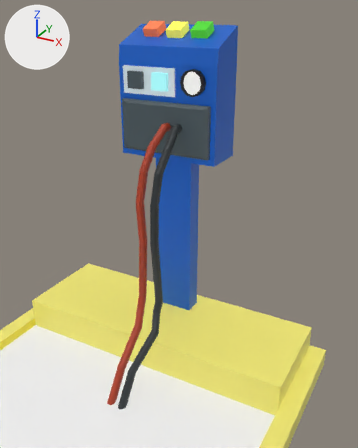
An edit to the FBX model Assets/_Project/Models/BlenderFiles/PROPS/MHE_Station.fbx, drawn before and after from the same camera.
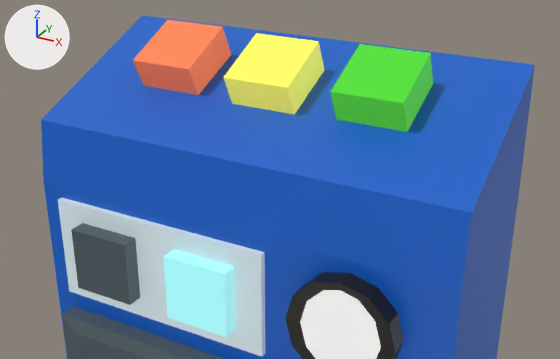
There are two pictures of each version: one from a 50 mm camera at (0.944, 0.491, 1.391) aimed at (0.135, 1.962, 0.656), one close up from a 50 mm camera at (0.323, 1.619, 1.5) aimed at (0.015, 2.179, 1.221). The lights are fixed; the arrows at upper left show +X, +Y and +Z. The last two pictures show the newer version. Where no turn or scale is listed for an object, it has been applied to the vertices. Vertices at exactly the same position are counted once.

Names of what the first close-up shows: 'Charging', 'DeadBattery', 'FullCharge', 'MHE_Charger'.
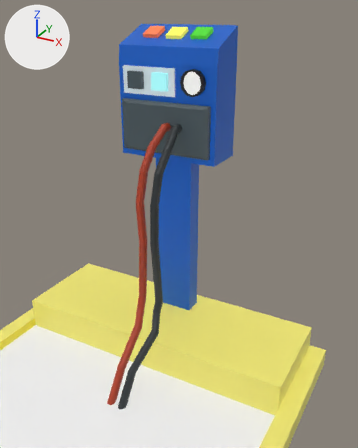
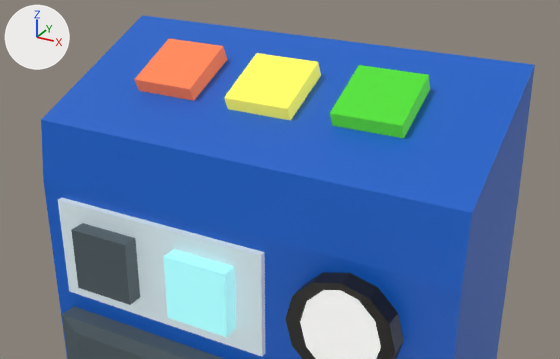
The newer file is also turned or shifted as a whole; pictures and numbers use the older file's frame.

Changed parts and their boxes (x1, y1, x2, y2) in the close-ups (560 x 359 px):
'FullCharge', moved: before (330, 44, 433, 132); after (330, 65, 430, 138)
'Charging', moved: before (223, 33, 324, 115); after (224, 53, 321, 120)
'DeadBattery', moved: before (133, 20, 231, 95); after (134, 39, 227, 101)

The change, as a diff of the scene's bpy script:
```diff
--- a/Assets/_Project/Models/BlenderFiles/PROPS/MHE_Station.fbx.py
+++ b/Assets/_Project/Models/BlenderFiles/PROPS/MHE_Station.fbx.py
@@ me_cube_012 @@
 # used by ob_fullcharge; location = (0.0, 0.0, 0.0)
-me_cube_012.from_pydata(...)  # 8 vertices, 6 faces; spans x 0.0688..0.1312, y 2.1644..2.2475, z 1.2582..1.3413
+me_cube_012.from_pydata(...)  # 8 vertices, 6 faces; spans x 0.0688..0.1312, y 2.1644..2.2475, z 1.2399..1.323
+# me_cube_012 part 2: the whole mesh is moved by (0.0, 0.0, -0.0182)
 me_cube_012.materials.append(mat_lowpoly)
@@ me_cube_015 @@
 # used by ob_deadbattery; location = (0.0, 0.0, 0.0)
-me_cube_015.from_pydata(...)  # 8 vertices, 6 faces; spans x -0.1312..-0.0688, y 2.1644..2.2475, z 1.2582..1.3413
+me_cube_015.from_pydata(...)  # 8 vertices, 6 faces; spans x -0.1312..-0.0688, y 2.1644..2.2475, z 1.2399..1.323
+# me_cube_015 part 3: the whole mesh is moved by (0.0, 0.0, -0.0182)
 me_cube_015.materials.append(mat_lowpolyemission)
@@ me_cube_011 @@
 # used by ob_charging; location = (0.0, 0.0, 0.0)
-me_cube_011.from_pydata(...)  # 8 vertices, 6 faces; spans x -0.0312..0.0312, y 2.162..2.2451, z 1.2566..1.3397
+me_cube_011.from_pydata(...)  # 8 vertices, 6 faces; spans x -0.0312..0.0312, y 2.162..2.2451, z 1.2384..1.3215
+# me_cube_011 part 1: the whole mesh is moved by (0.0, 0.0, -0.0182)
 me_cube_011.materials.append(mat_lowpoly)
```
